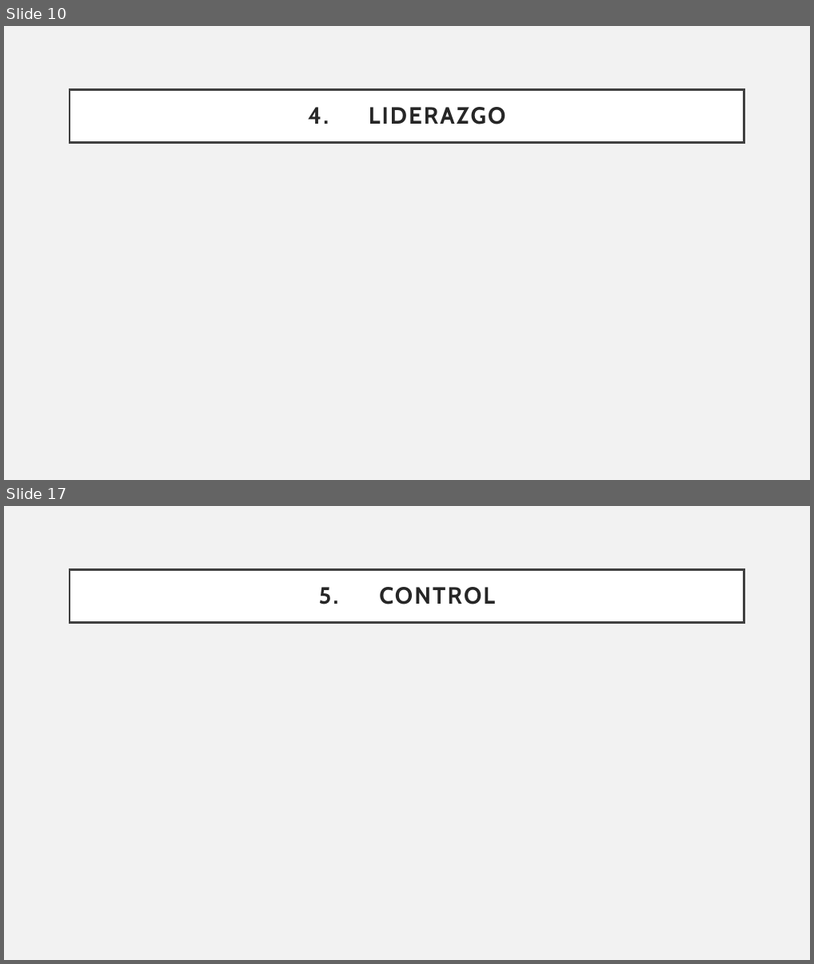
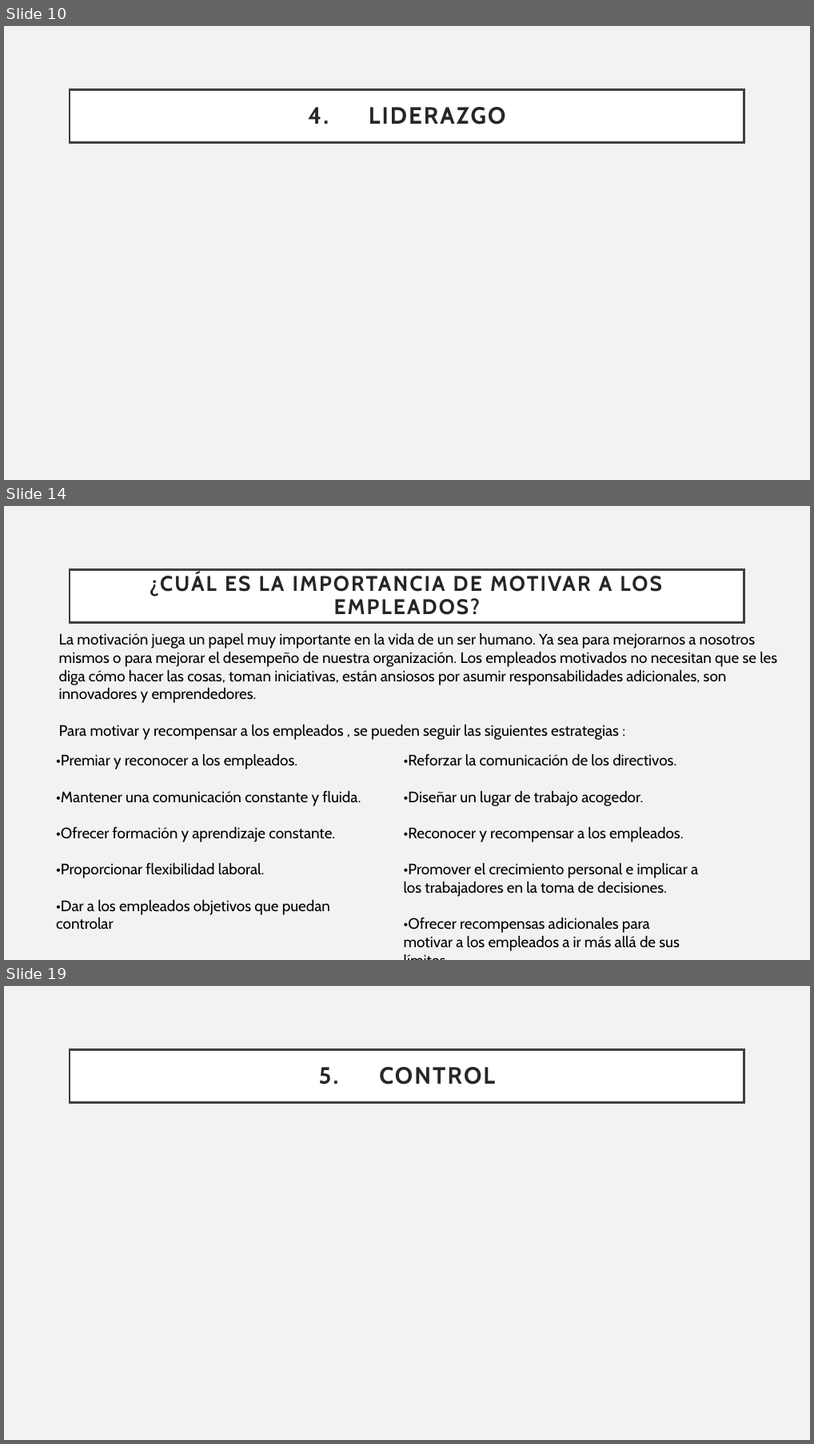
Before and after one commit to Sstrmn1/presentacionAdministracion, a slide deck: Presentacion - Exposicion.pptx. Shown one above the other, each under a label of ours: slides 10 and 17 before the commit, slides 10, 14 and 19 after it; the slides between them are not shown. The pictures are 814x964 and 814x1444 pixels, drawn with LibreOffice and Linux fonts; fonts in the diff are those of the drawing. Boxes give left, top, right and bottom in pixels: in the first picture for what was removed or moved away, otherwise in the second. Text is boxed around its words. In the diff, an @@ line names an element or a change of style, - is before the commit and + after.

```diff
--- a/Presentacion - Exposicion.pptx
+++ b/Presentacion - Exposicion.pptx
@@ slide 14 added at bbox=[4, 506, 810, 960], background #F2F2F2 @@
@@ title added at bbox=[70, 569, 745, 622], fill #FFFFFF, outline #404040 2.5 pt, 25.2 pt, text #262626, bold @@
+¿CUÁL ES LA IMPORTANCIA DE MOTIVAR A LOS EMPLEADOS?
@@ text added at bbox=[59, 632, 778, 740], 18 pt, text #000000 @@
+La motivación juega un papel muy importante en la vida de un ser humano. Ya sea para mejorarnos a nosotros mismos o para mejorar el desempeño de nuestra organización. Los empleados motivados no necesitan que se les diga cómo hacer las cosas, toman iniciativas, están ansiosos por asumir responsabilidades adicionales, son innovadores y emprendedores.
+Para motivar y recompensar a los empleados , se pueden seguir las siguientes estrategias :
@@ text added at bbox=[56, 753, 361, 929], 18 pt, text #000000 @@
+•Premiar y reconocer a los empleados.
+•Mantener una comunicación constante y fluida.
+•Ofrecer formación y aprendizaje constante.
+•Proporcionar flexibilidad laboral.
+•Dar a los empleados objetivos que puedan controlar
@@ text added at bbox=[404, 753, 698, 951], 18 pt, text #000000 @@
+•Reforzar la comunicación de los directivos.
+•Diseñar un lugar de trabajo acogedor.
+•Reconocer y recompensar a los empleados.
+•Promover el crecimiento personal e implicar a los trabajadores en la toma de decisiones.
+•Ofrecer recompensas adicionales para motivar a los empleados a ir más allá de sus límites.
@@ what was slide 17 is now slide 19 @@
```
Also in this commit, not shown: 1 slide changed, 6 other slides added, 5 slides removed.
